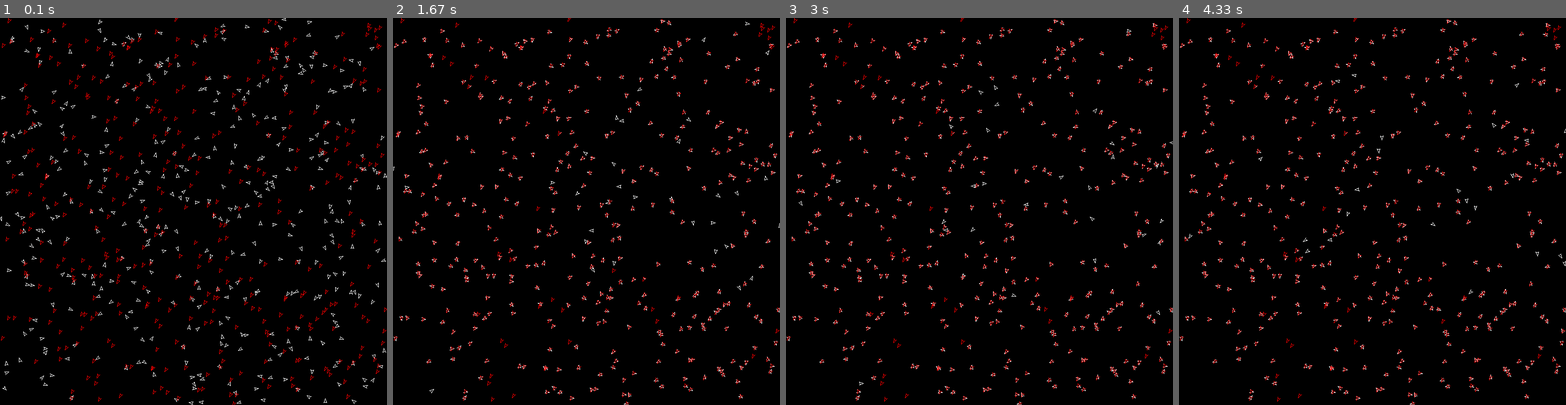
Above: before the commit, frames 1-4 (left to right).
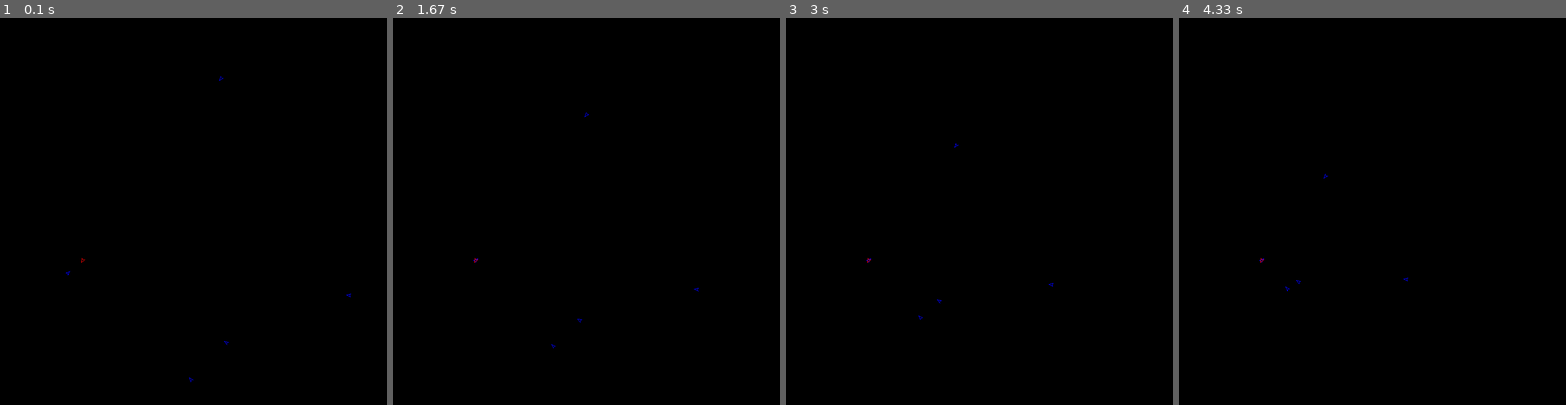
Above: after the commit, the same moments.

Repository: LouisDeOliveira/Projet_VA
Game: pygame game, started from pygame_test.py
Same seed, same stepped clock (60 frames per second), same inputs: the game is played once before the commit and once after it.
Inputs:
- Up to frame 1 (0.1 s): no input
- Up to frame 2 (1.67 s): no input
- Up to frame 3 (3 s): no input
- Up to frame 4 (4.33 s): no input

The runs differ from the first frame. In frame 1, 2.6% of the frame differs, in the area x 0-100%, y 0-100%; in frame 2, 2.2%; in frame 3, 2.2%; in frame 4, 2.2%.

Commit message:
pygame_test.py est modifié !

Diff:
--- a/pygame_test.py
+++ b/pygame_test.py
@@ -5,7 +5,7 @@
 
 white = (255, 255, 255)
 red = (255, 0, 0)
-
+blue = (0, 0, 255)
 
 class Drone():
     def __init__(self, x, y, speed, direction, size, id, env):
@@ -18,6 +18,7 @@
         self.target = None
         self.id = id
         self.destination = None
+        self.guide = None
 
     def display(self):
         a = self.dir
@@ -25,21 +26,39 @@
         y = self.y
         s = self.size
 
-        pygame.draw.line(screen, white,
-                         (x - (s * math.sqrt(130) / 12) * math.cos(math.atan(7 / 9) - a),
-                          y - (s * math.sqrt(130) / 12) * math.sin(math.atan(7 / 9) - a)),
-                         (x + s * math.cos(-a), y + s * math.sin(-a)))
-
-        pygame.draw.line(screen, white,
-                         (x - (s * math.sqrt(130) / 12) * math.cos(math.atan(7 / 9) + a),
-                          y + (s * math.sqrt(130) / 12) * math.sin(math.atan(7 / 9) + a)),
-                         (x + s * math.cos(a), y + s * math.sin(-a)))
-
-        pygame.draw.line(screen, white,
-                         (x - (s * math.sqrt(2) / 2) * math.cos(-a + math.pi / 4),
-                          y - (s * math.sqrt(2) / 2) * math.sin(-a + math.pi / 4)),
-                         (x - (s * math.sqrt(2) / 2) * math.cos(a + math.pi / 4),
-                          y + (s * math.sqrt(2) / 2) * math.sin(a + math.pi / 4)))
+        if self.guide == None:
+            pygame.draw.line(screen, white,
+                            (x - (s * math.sqrt(130) / 12) * math.cos(math.atan(7 / 9) - a),
+                            y - (s * math.sqrt(130) / 12) * math.sin(math.atan(7 / 9) - a)),
+                            (x + s * math.cos(-a), y + s * math.sin(-a)))
+
+            pygame.draw.line(screen, white,
+                            (x - (s * math.sqrt(130) / 12) * math.cos(math.atan(7 / 9) + a),
+                            y + (s * math.sqrt(130) / 12) * math.sin(math.atan(7 / 9) + a)),
+                            (x + s * math.cos(a), y + s * math.sin(-a)))
+
+            pygame.draw.line(screen, white,
+                            (x - (s * math.sqrt(2) / 2) * math.cos(-a + math.pi / 4),
+                            y - (s * math.sqrt(2) / 2) * math.sin(-a + math.pi / 4)),
+                            (x - (s * math.sqrt(2) / 2) * math.cos(a + math.pi / 4),
+                            y + (s * math.sqrt(2) / 2) * math.sin(a + math.pi / 4)))
+
+        elif self.guide != None:
+            pygame.draw.line(screen, blue,
+                            (x - (s * math.sqrt(130) / 12) * math.cos(math.atan(7 / 9) - a),
+                            y - (s * math.sqrt(130) / 12) * math.sin(math.atan(7 / 9) - a)),
+                            (x + s * math.cos(-a), y + s * math.sin(-a)))
+
+            pygame.draw.line(screen, blue,
+                            (x - (s * math.sqrt(130) / 12) * math.cos(math.atan(7 / 9) + a),
+                            y + (s * math.sqrt(130) / 12) * math.sin(math.atan(7 / 9) + a)),
+                            (x + s * math.cos(a), y + s * math.sin(-a)))
+
+            pygame.draw.line(screen, blue,
+                            (x - (s * math.sqrt(2) / 2) * math.cos(-a + math.pi / 4),
+                            y - (s * math.sqrt(2) / 2) * math.sin(-a + math.pi / 4)),
+                            (x - (s * math.sqrt(2) / 2) * math.cos(a + math.pi / 4),
+                            y + (s * math.sqrt(2) / 2) * math.sin(a + math.pi / 4)))
 
     def wander(self, r=100):
         if self.destination == None:
@@ -53,6 +72,11 @@
                 dest_x, dest_y = self.target.x, self.target.y
                 self.destination = dest_x, dest_y
 
+        elif self.guide != None:
+            t_agent = self.guide.target
+            self.destination = t_agent.x, t_agent.y
+
+
         elif point_distance(self.x, self.y, self.destination[0], self.destination[1]) < 1 and self.target == None:
             self.destination = None
             theta = random.random()*2*math.pi
@@ -62,7 +86,9 @@
 
         elif self.destination != None and self.target != None:
             if self.destination != self.target:
-                self .destination = self.target.x, self.target.y
+                self.destination = self.target.x, self.target.y
+            for agent in self.neighbours(1000):
+                agent.guide = self
 
     def move(self):
         try:
@@ -85,7 +111,10 @@
         return [self.env.Agent_list[i] for i in range(len(self.env.Agent_list)) if distance(self, self.env.Agent_list[i]) < r]
 
     def target_agent(self):
-        if self.target == None:
+        if self.guide != None:
+            return self.guide.target
+
+        elif self.target == None:
             min_distance = math.inf
             best_agent = None
             for agent in self.neighbours():
@@ -176,7 +205,7 @@
 
 
 if __name__ == '__main__':
-    env = Environment(400, 400, 800, 800)
+    env = Environment(5, 1, 800, 800)
     pygame.init()
     width, height = env.width, env.height
     screen = pygame.display.set_mode((width, height))
